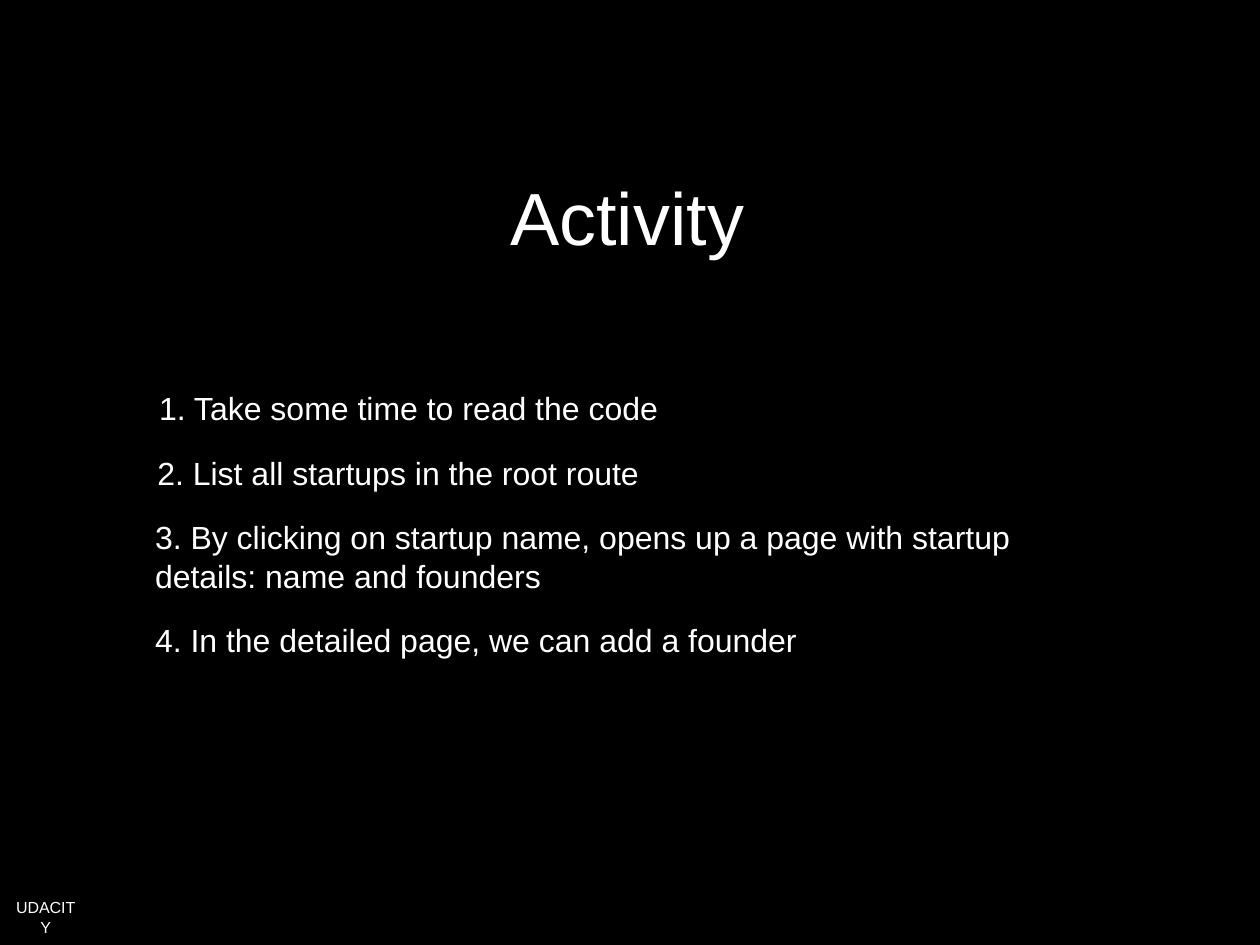
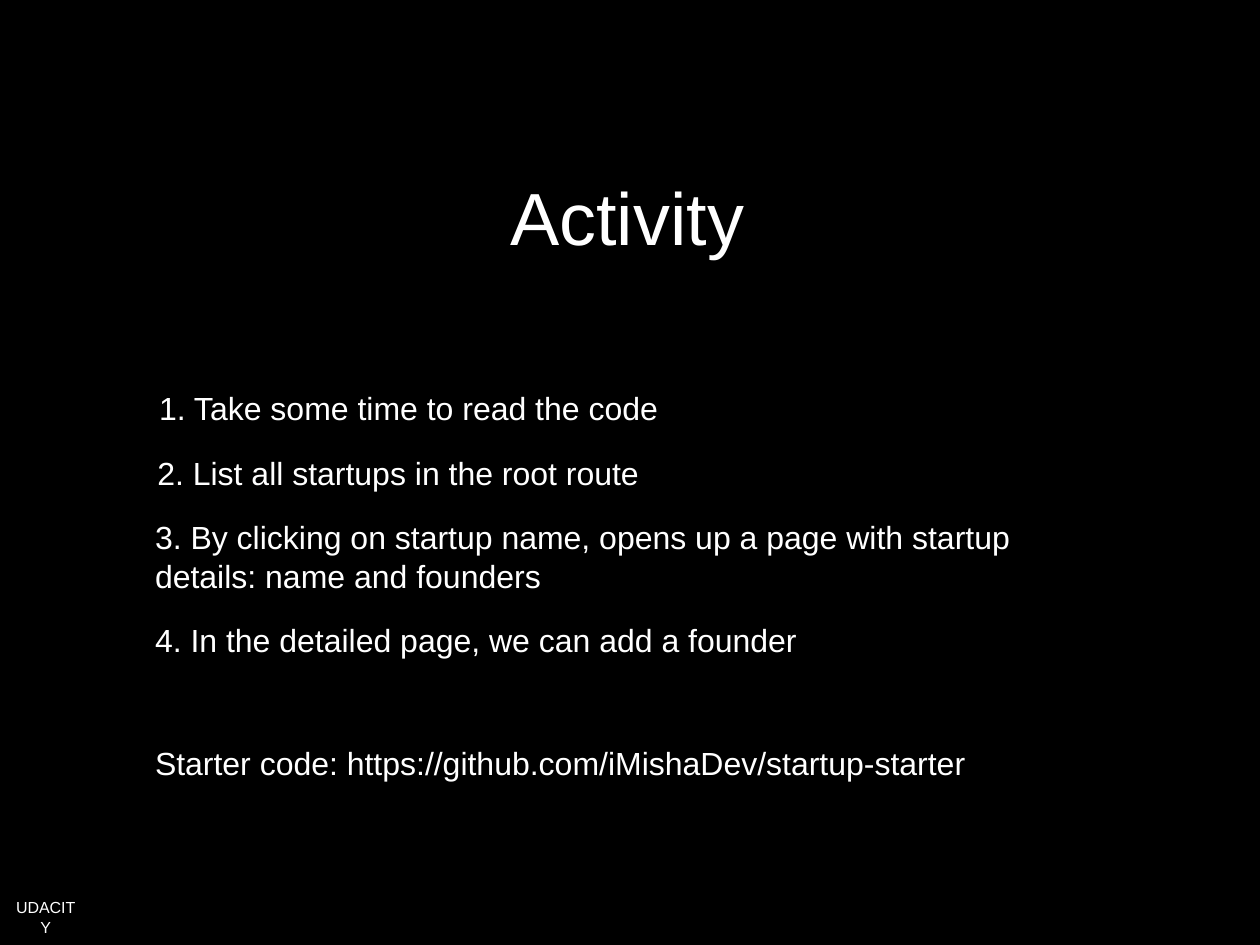
Before and after one commit to iMishaDev/startups, a slide deck: slide 24 of Udacity-5th-Session.pptx. Drawn at 1260x945 pixels with LibreOffice and Linux fonts; fonts in the diff are those of the drawing. Boxes give left, top, right and bottom in pixels: in the first picture for what was removed or moved away, otherwise in the second. Text is boxed around its words. In the diff, an @@ line names an element or a change of style, - is before the commit and + after.

```diff
--- a/Udacity-5th-Session.pptx
+++ b/Udacity-5th-Session.pptx
@@ text added at [155, 751, 965, 781], 26 pt, text #FFFFFF @@
+Starter code: https://github.com/iMishaDev/startup-starter
```
Also in this commit, not shown: 3 other slides changed, 1 other file.
